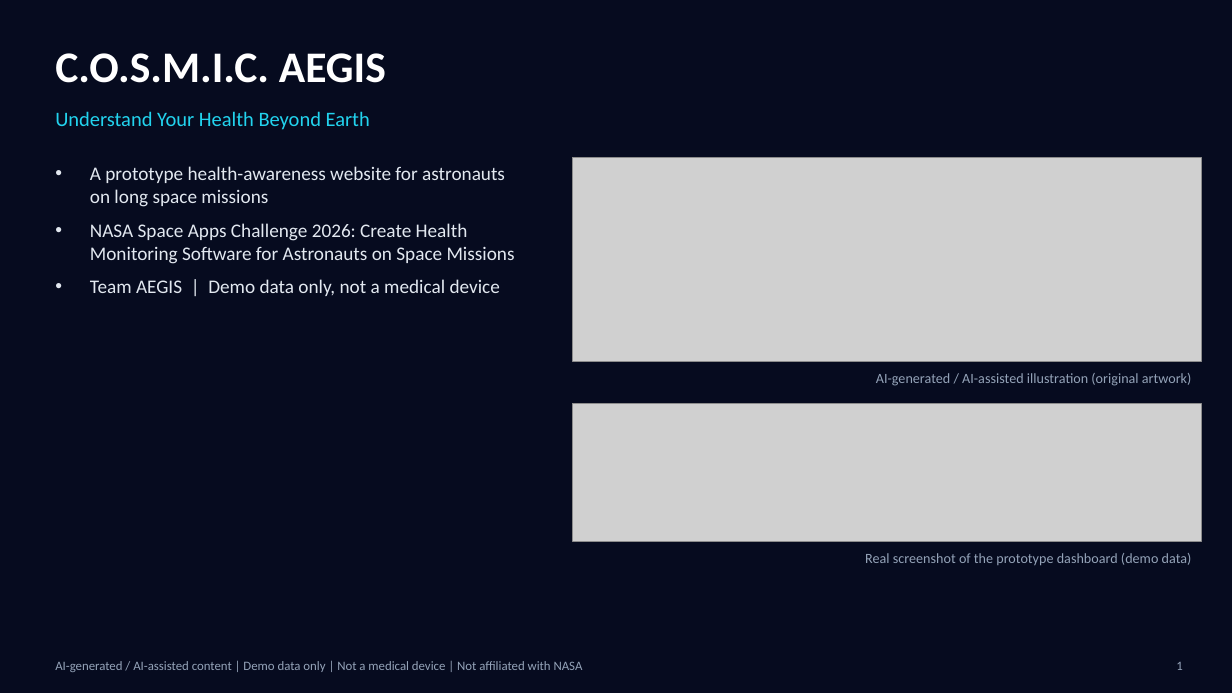
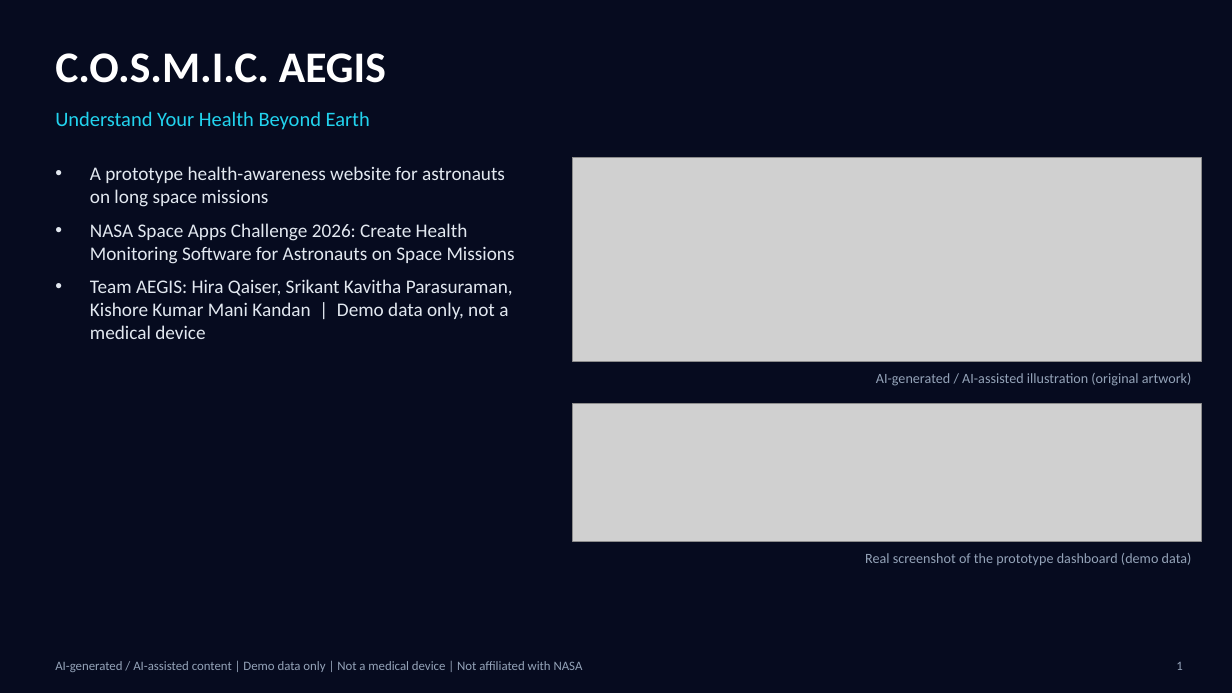
Before and after one commit to hiraq-dev/cosmic-aegis, a slide deck: slide 1 of submission/AEGIS_SpaceApps_7slides.pptx. Drawn at 1232x693 pixels with LibreOffice and Linux fonts; fonts in the diff are those of the drawing; grey boxes stand for pictures. Boxes give left, top, right and bottom in pixels: in the first picture for what was removed or moved away, otherwise in the second. Text is boxed around its words. In the diff, an @@ line names an element or a change of style, - is before the commit and + after.

```diff
--- a/submission/AEGIS_SpaceApps_7slides.pptx
+++ b/submission/AEGIS_SpaceApps_7slides.pptx
@@ text at [90, 279, 513, 339]: text changed @@
-• Team AEGIS | Demo data only, not a medical device
+• Team AEGIS: Hira Qaiser, Srikant Kavitha Parasuraman, Kishore Kumar Mani Kandan | Demo data only, not a medical device
```
Also in this commit, not shown: 1 other slide changed, 8 other files.
